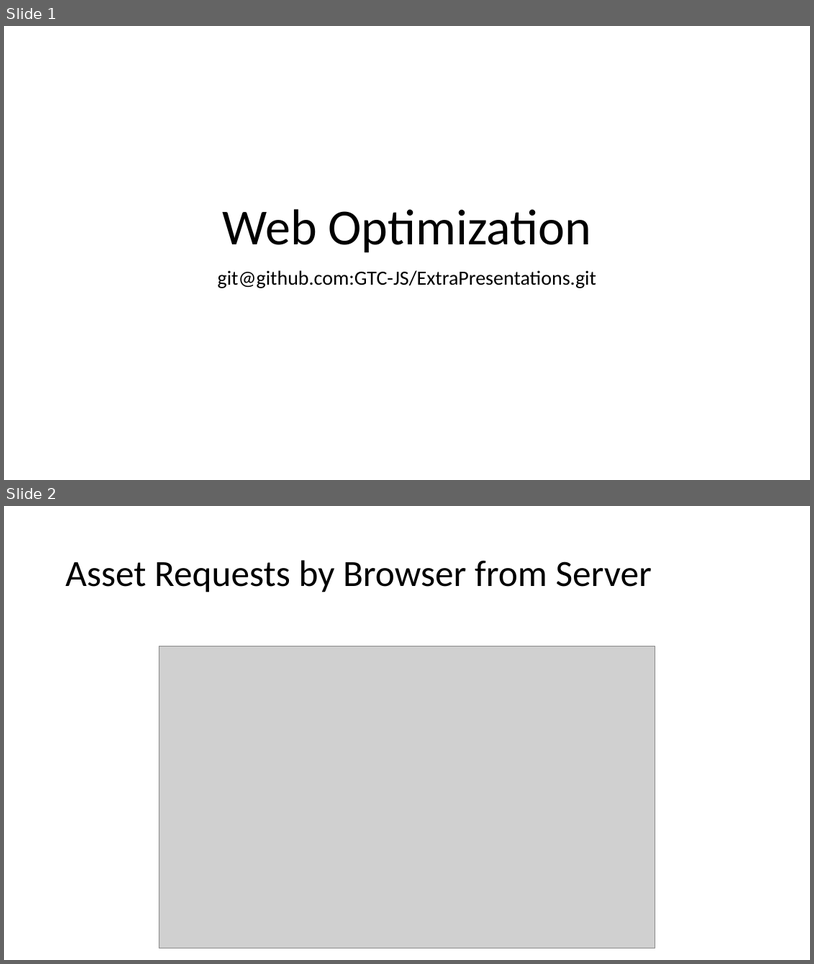
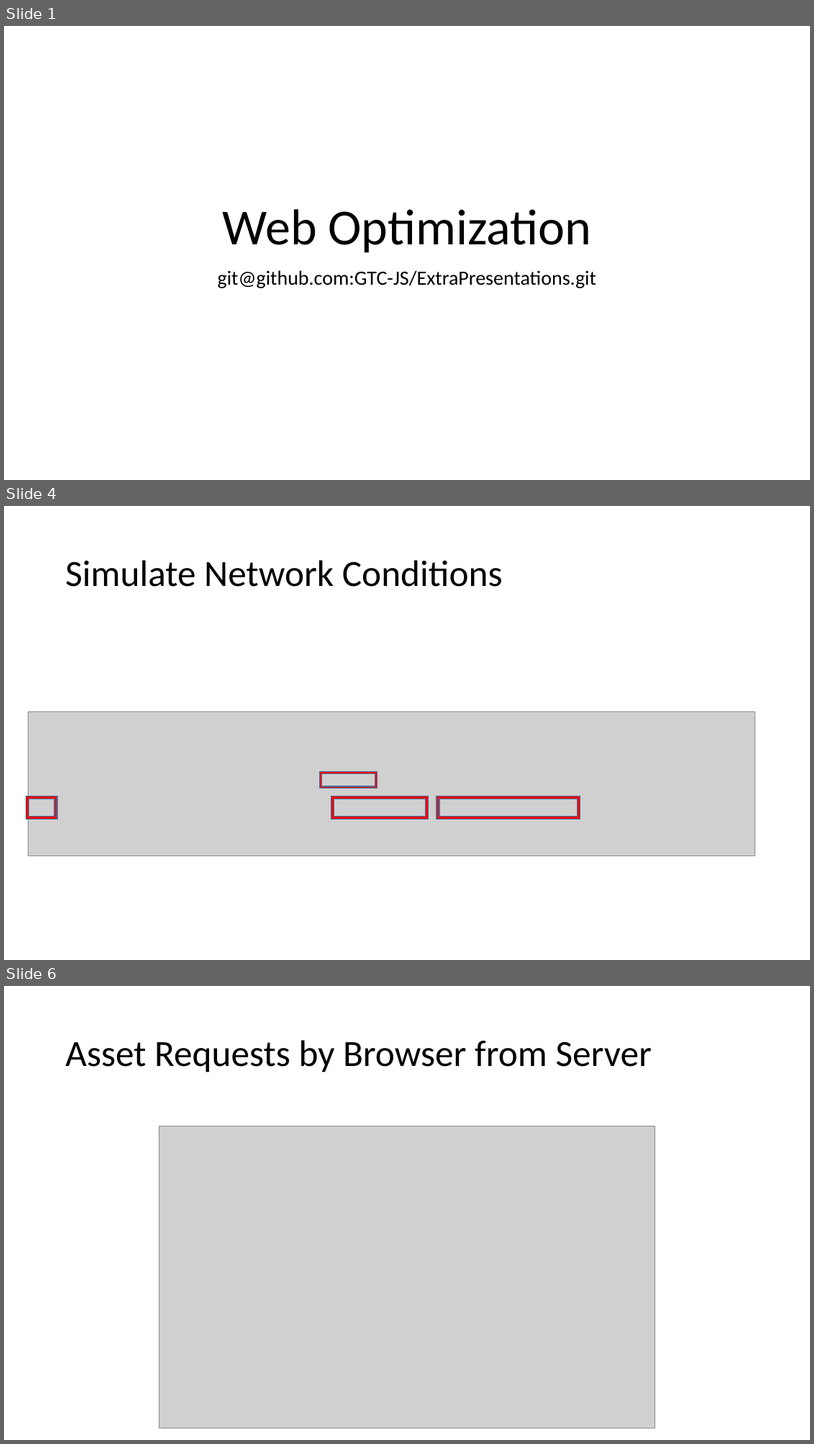
Before and after one commit to GTC-JS/ExtraPresentations, a slide deck: Web Optimization.pptx. Shown one above the other, each under a label of ours: slides 1 and 2 before the commit, slides 1, 4 and 6 after it; the slides between them are not shown. The pictures are 814x964 and 814x1444 pixels, drawn with LibreOffice and Linux fonts; fonts in the diff are those of the drawing; grey boxes stand for pictures. Boxes give left, top, right and bottom in pixels: in the first picture for what was removed or moved away, otherwise in the second. Text is boxed around its words. In the diff, an @@ line names an element or a change of style, - is before the commit and + after.

```diff
--- a/Web Optimization.pptx
+++ b/Web Optimization.pptx
@@ slide 4 added at <box>4,506,810,960</box>, background #FFFFFF @@
@@ title added at <box>65,560,503,587</box>, 44 pt, text #000000 @@
+Simulate Network Conditions
@@ picture added at <box>28,712,756,856</box> @@
@@ frame added at <box>320,772,377,788</box>, fill #FF0000, outline #43739E 1 pt @@
@@ frame added at <box>26,795,57,818</box>, fill #FF0000, outline #43739E 1 pt @@
@@ frame added at <box>332,795,428,818</box>, fill #FF0000, outline #43739E 1 pt @@
@@ frame added at <box>437,795,581,818</box>, fill #FF0000, outline #43739E 1 pt @@
@@ what was slide 2 is now slide 6 @@
```
Also in this commit, not shown: 17 other slides added.
